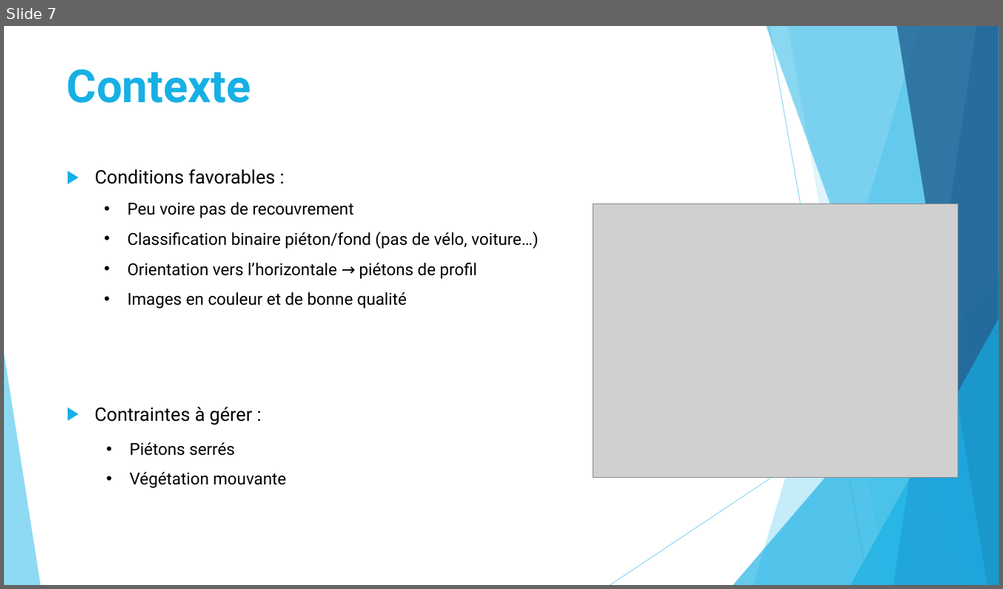
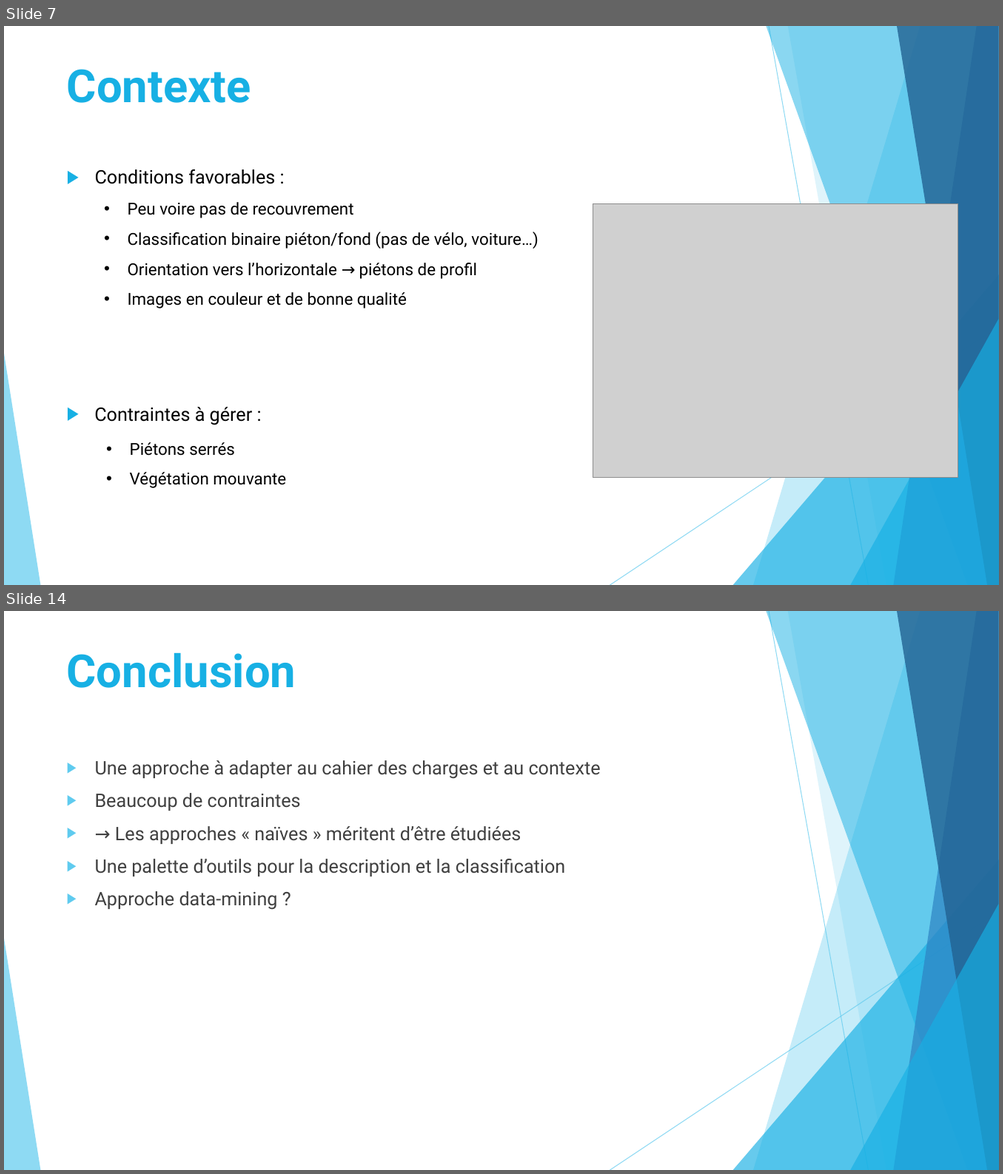
Before and after one commit to DGominski/ProjetE-ComptagePersonnes, a slide deck: Presentation/Projet E.pptx. Shown one above the other, each under a label of ours: slide 7 before the commit, slides 7 and 14 after it; the slides between them are not shown. The pictures are 1003x589 and 1003x1174 pixels, drawn with LibreOffice and Linux fonts; fonts in the diff are those of the drawing; grey boxes stand for pictures. Boxes give left, top, right and bottom in pixels: in the first picture for what was removed or moved away, otherwise in the second. Text is boxed around its words. In the diff, an @@ line names an element or a change of style, - is before the commit and + after.

```diff
--- a/Presentation/Projet E.pptx
+++ b/Presentation/Projet E.pptx
@@ slide 14 added at [4, 611, 999, 1170], background #FFFFFF; not listed: 10 template elements that a slide beside it also shows @@
@@ text added at [67, 652, 296, 688], 44 pt, text #17B0E4, bold @@
+Conclusion
@@ text added at [95, 760, 600, 910], 18 pt, text #404040 @@
+▶ Une approche à adapter au cahier des charges et au contexte
+▶ Beaucoup de contraintes
+▶ → Les approches « naïves » méritent d’être étudiées
+▶ Une palette d’outils pour la description et la classification
+▶ Approche data-mining ?
```
Also in this commit, not shown: 2 slides changed, 4 other slides added, 2 slides removed, 5 other files.
